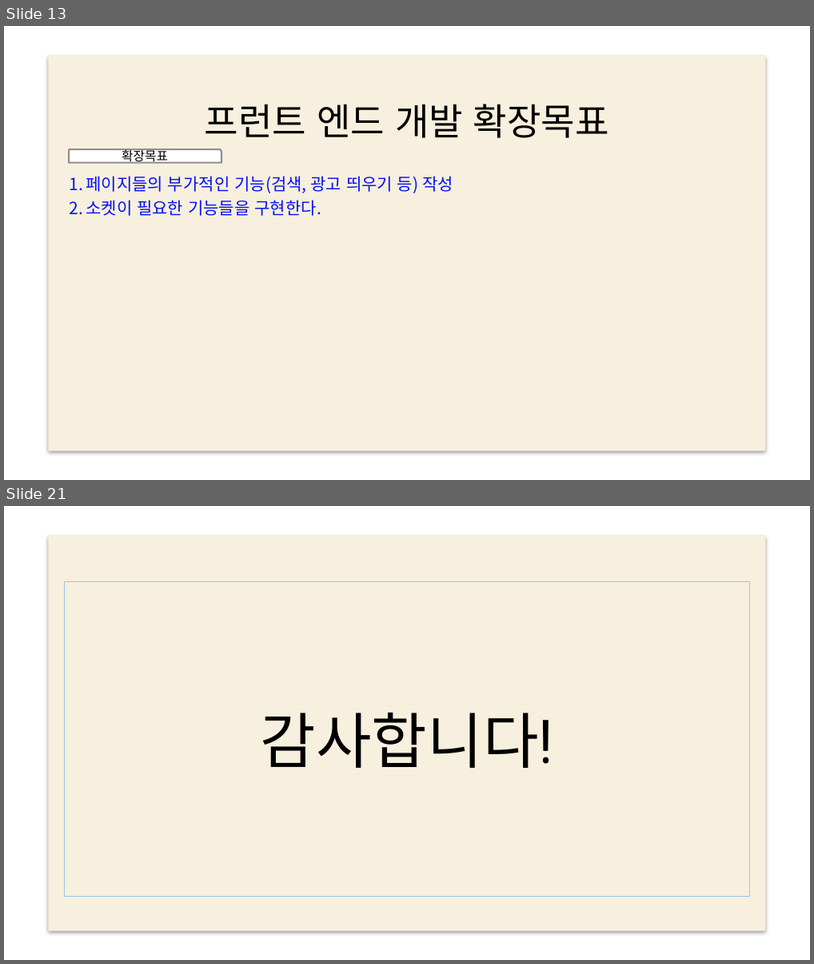
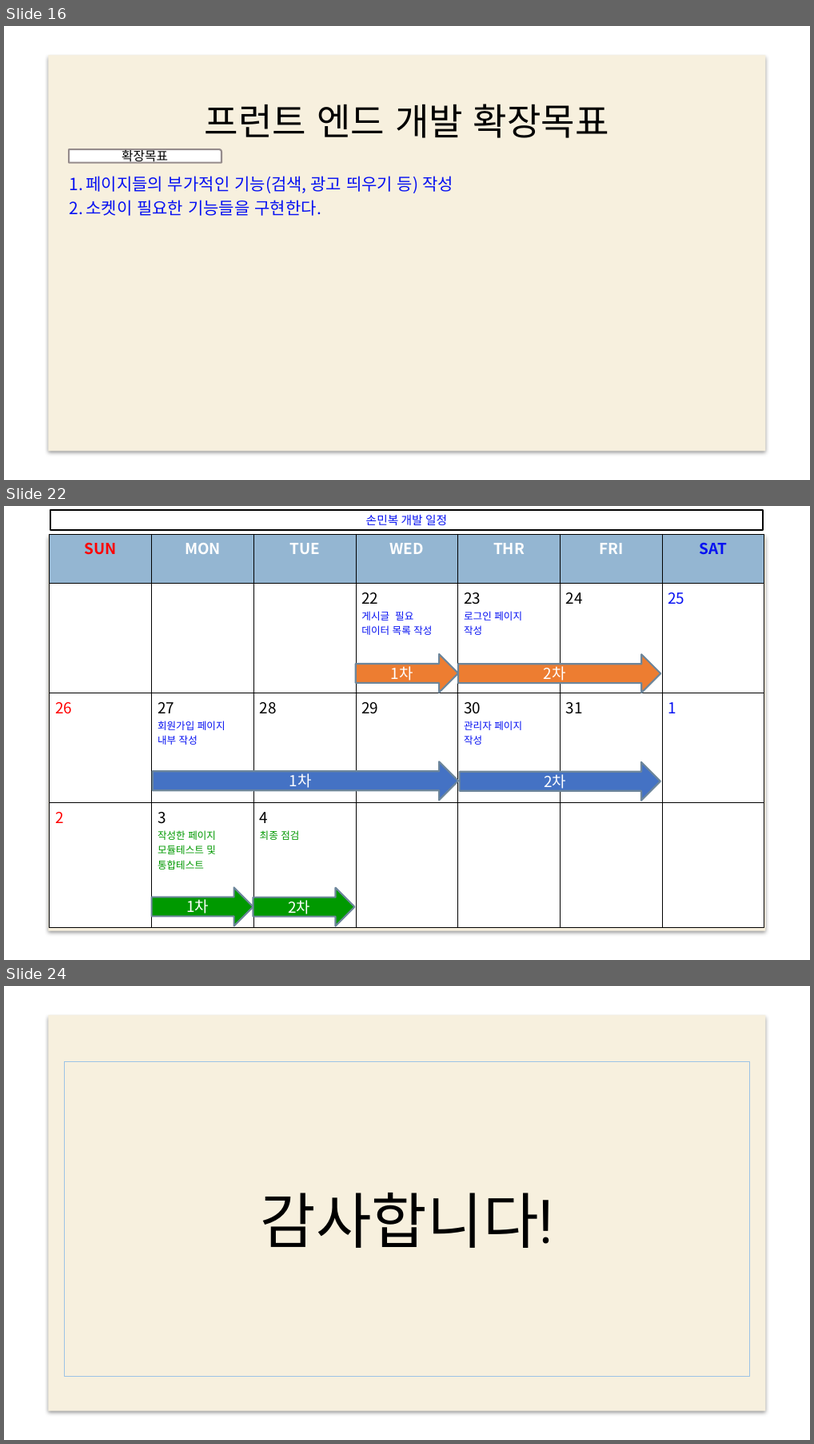
Before and after one commit to web5-kimgangmoon/teamproject_cloneCoding-Kim-Lee-Son-, a slide deck: 스케줄표.pptx. Shown one above the other, each under a label of ours: slides 13 and 21 before the commit, slides 16, 22 and 24 after it; the slides between them are not shown. The pictures are 814x964 and 814x1444 pixels, drawn with LibreOffice and Linux fonts; fonts in the diff are those of the drawing; background and template pictures are left out. Boxes give left, top, right and bottom in pixels: in the first picture for what was removed or moved away, otherwise in the second. Text is boxed around its words. In the diff, an @@ line names an element or a change of style, - is before the commit and + after.

```diff
--- a/스케줄표.pptx
+++ b/스케줄표.pptx
@@ slide 22 added at bbox=[4, 506, 810, 960], background picture (left out); not listed: 1 template element that a slide beside it also shows @@
@@ rectangle added at bbox=[50, 510, 764, 529], fill #FFFFFF, outline #000000 2 pt, 14 pt, text #0611F2 @@
+  손민복 개발 일정
@@ table added at bbox=[50, 534, 765, 927], 4 rows, 7 columns @@
+SUN | MON | TUE | WED | THR | FRI | SAT
+ |  |  | 22 / 게시글 필요 / 데이터 목록 작성 | 23 / 로그인 페이지 / 작성 | 24 | 25
+26 | 27 / 회원가입 페이지 / 내부 작성 | 28 | 29 | 30 / 관리자 페이지 / 작성 | 31 | 1
+2 | 3 / 작성한 페이지 / 모듈테스트 및 / 통합테스트 | 4 / 최종 점검 |  |  |  | 
@@ right arrow added at bbox=[356, 654, 459, 692], fill #ED7D31, outline #6D879B 2 pt, 18 pt, text #FFFFFF @@
+1차
@@ right arrow added at bbox=[458, 654, 661, 692], fill #ED7D31, outline #6D879B 2 pt, 18 pt, text #FFFFFF @@
+2차
@@ right arrow added at bbox=[153, 761, 459, 800], fill #4472C4, outline #6D879B 2 pt, 18 pt, text #FFFFFF @@
+1차
@@ right arrow added at bbox=[459, 762, 660, 800], fill #4472C4, outline #6D879B 2 pt, 18 pt, text #FFFFFF @@
+2차
@@ right arrow added at bbox=[152, 887, 254, 925], fill #009900, outline #6D879B 2 pt, 18 pt, text #FFFFFF @@
+1차
@@ right arrow added at bbox=[254, 888, 355, 926], fill #009900, outline #6D879B 2 pt, 18 pt, text #FFFFFF @@
+2차
@@ what was slide 13 is now slide 16 @@
@@ what was slide 21 is now slide 24 @@
```
Also in this commit, not shown: 10 slides changed, 2 other slides added.
